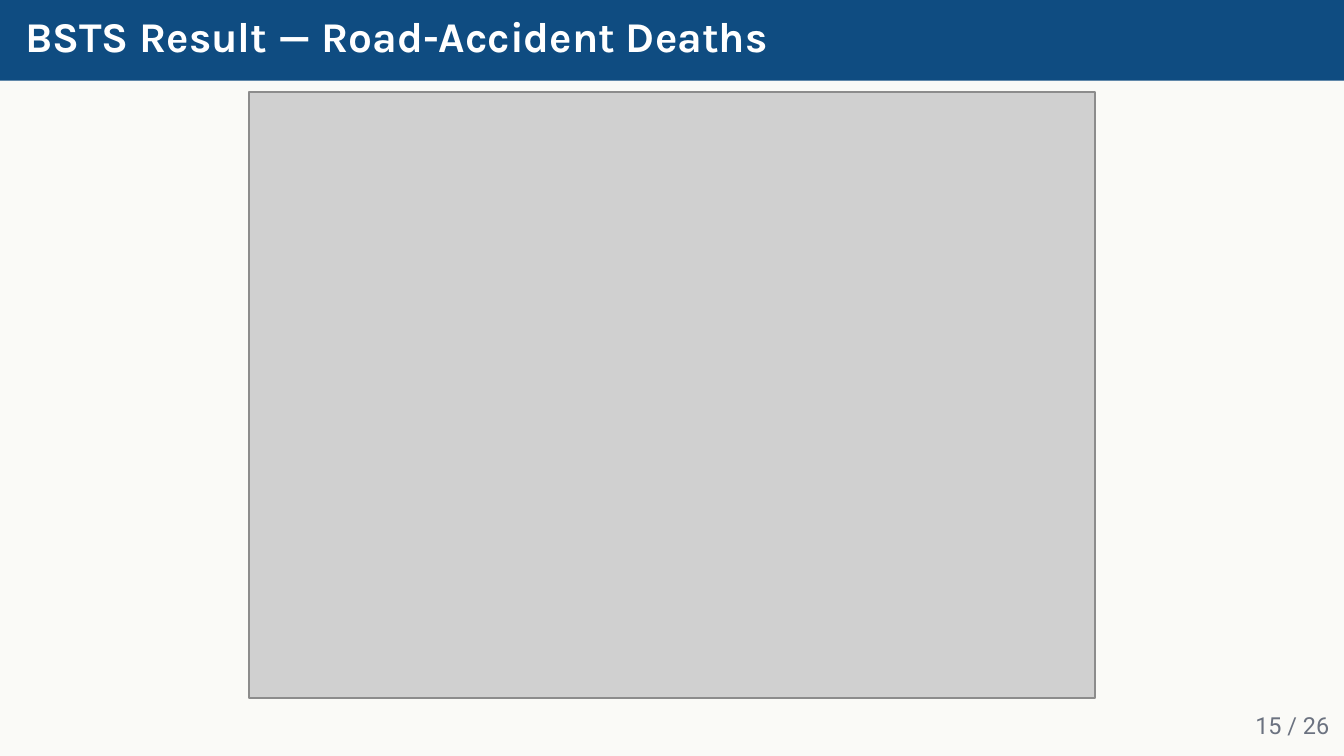
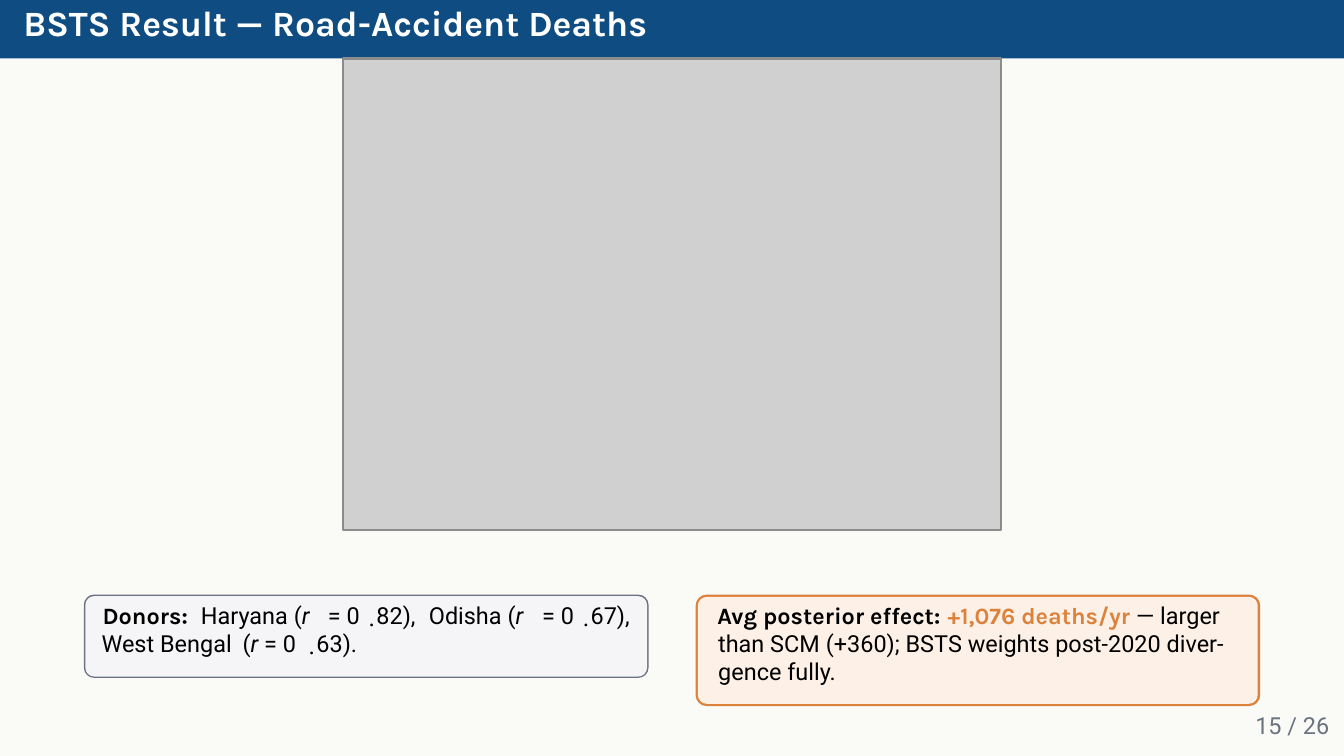
Before and after one commit to amsorrytola/scm-policy-india-, a slide deck: slide 15 of presentation/slides.pptx. Drawn at 1344x756 pixels with LibreOffice and Linux fonts; fonts in the diff are those of the drawing; grey boxes stand for pictures. Boxes give left, top, right and bottom in pixels: in the first picture for what was removed or moved away, otherwise in the second. Text is boxed around its words. In the diff, an @@ line names an element or a change of style, - is before the commit and + after.

```diff
--- a/presentation/slides.pptx
+++ b/presentation/slides.pptx
@@ freeform shape: place and size @@
-freeform shape at (0,0,1344,81)
+freeform shape at (0,0,1344,58)
@@ text "BSTS Result — Road-Accident Deaths": place and size @@
-text "BSTS Result — Road-Accident Deaths" at (25,22,767,53)
+text "BSTS Result — Road-Accident Deaths" at (23,10,647,37)
@@ text "BSTS Result — Road-Accident Deaths" at (23,10,647,37): size 14.3 to 12 pt @@
@@ picture: place and size @@
-picture at (250,92,1097,698)
+picture at (343,58,1003,529)
@@ freeform shape added at (83,595,649,678), fill #6B7280 @@
@@ freeform shape added at (85,595,646,676), fill #F5F5F7 @@
@@ freeform shape added at (695,595,1261,706), fill #DC823C @@
@@ freeform shape added at (698,597,1257,704), fill #FDF1E7 @@
@@ text added at (103,608,188,625), 7.9 pt, text #000000, bold @@
+Donors:
@@ text added at (201,605,310,629), 7.9 pt, text #000000 @@
+Haryana (r
@@ text added at (347,607,360,625), 7.9 pt, text #000000 @@
+= 0
@@ text added at (369,604,393,636), 7.9 pt, text #000000, italic @@
+.
@@ text added at (376,605,415,629), 7.9 pt, text #000000 @@
+82),
@@ text added at (429,605,524,629), 7.9 pt, text #000000 @@
+Odisha (r
@@ text added at (561,607,574,625), 7.9 pt, text #000000 @@
+= 0
@@ text added at (585,604,608,636), 7.9 pt, text #000000, italic @@
+.
@@ text added at (591,605,630,629), 7.9 pt, text #000000 @@
+67),
@@ text added at (717,607,940,630), 7.9 pt, text #000000, bold @@
+Avg posterior effect:
@@ text added at (948,606,1220,630), 7.9 pt, text #DC823C, bold @@
++1,076 deaths/yr — larger
@@ text added at (102,634,232,657), 7.9 pt, text #000000 @@
+West Bengal
@@ text added at (243,633,296,657), 7.9 pt, text #000000 @@
+(r = 0
@@ text added at (309,631,333,663), 7.9 pt, text #000000, italic @@
+.
@@ text added at (316,633,357,657), 7.9 pt, text #000000 @@
+63).
@@ text added at (718,633,1224,657), 7.9 pt, text #000000 @@
+than SCM (+360); BSTS weights post-2020 diver-
@@ text added at (718,662,835,685), 7.9 pt, text #000000 @@
+gence fully.
```
Also in this commit, not shown: 25 other slides changed, 2 other files.
